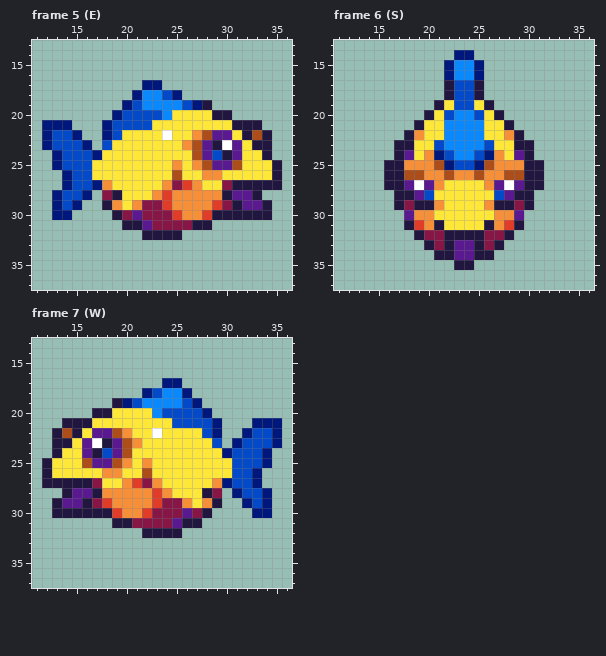
File history of a pixel-art file, art/fish_fast.aseprite. This is how it looked before the edit.
48x48 pixels, 7 frames. Shown: frame 5 (E): x 11..36, y 13..37; frame 6 (S): x 11..36, y 13..37; frame 7 (W): x 11..36, y 13..37. The commit also changed other frames, which this record leaves out.
After the commit:
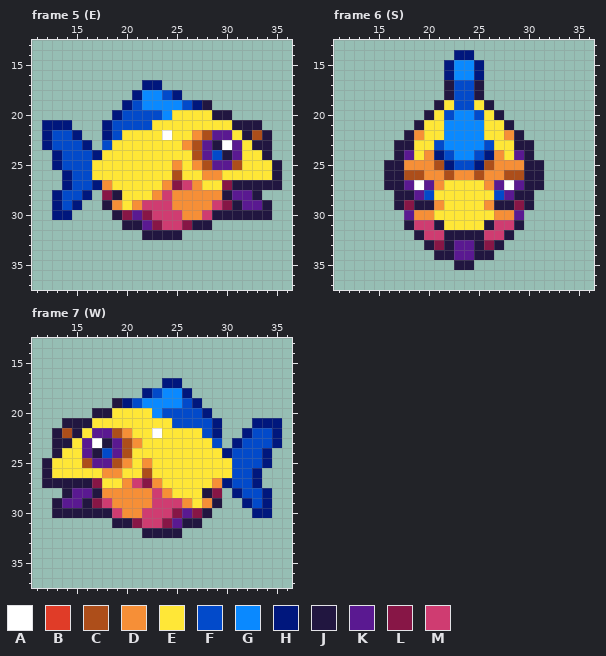
Palette (. is transparent): A #ffffff  B #e03c28  C #ad4e1a  D #f68f37  E #ffe737  F #024aca  G #0a89ff  H #00177d  J #211640  K #5a1991  L #871646  M #cf3c71
The commit says: Fast fish North anim done (for now)
The edit:
Frame 5 (E):
Colour B gives way to colour M in row 27 at x 26; in row 28 at x 24; in row 29 at x 24 and 29; in row 30 at x 25 and 28.
Colour L gives way to colour M in row 29 at x 22 to 23; in row 30 at x 23 to 24; in row 31 at x 24 to 25.
Frame 6 (S):
Colour B gives way to colour M in row 31 at x 19 and 28.
Colour D gives way to colour M in row 31 at x 20 and 27.
Colour L gives way to colour M in row 32 at x 20 to 21 and 26 to 27.
Frame 7 (W):
Colour B gives way to colour M in row 27 at x 21; in row 28 at x 23; in row 29 at x 18 and 23; in row 30 at x 19 and 22.
Colour L gives way to colour M in row 29 at x 24 to 25; in row 30 at x 23 to 24; in row 31 at x 22 to 23.
